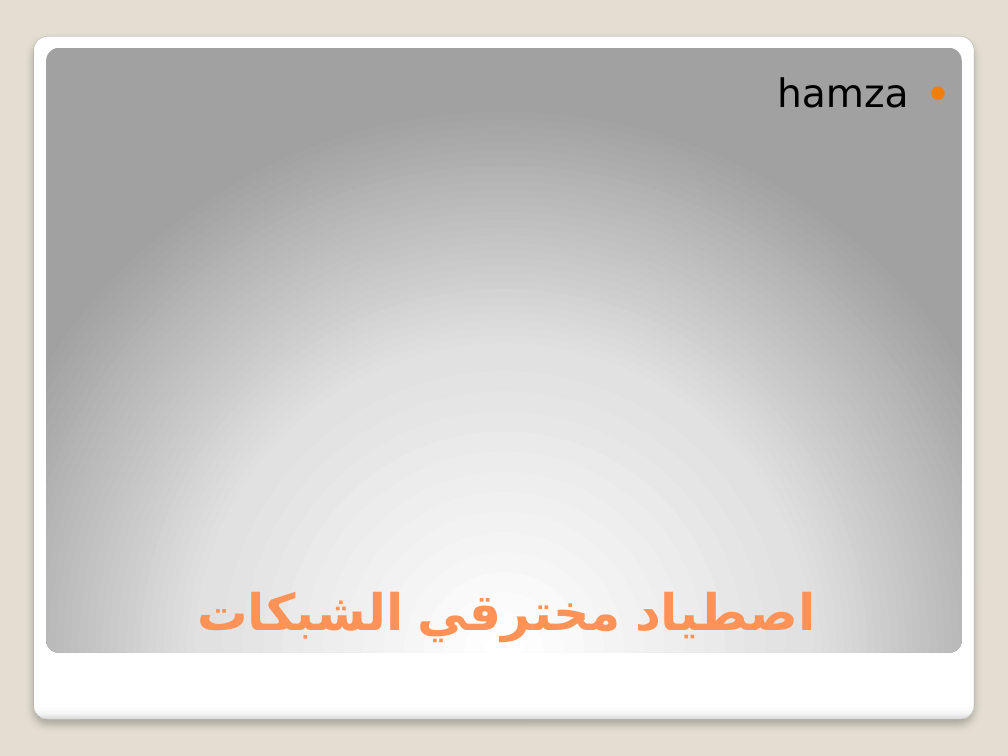
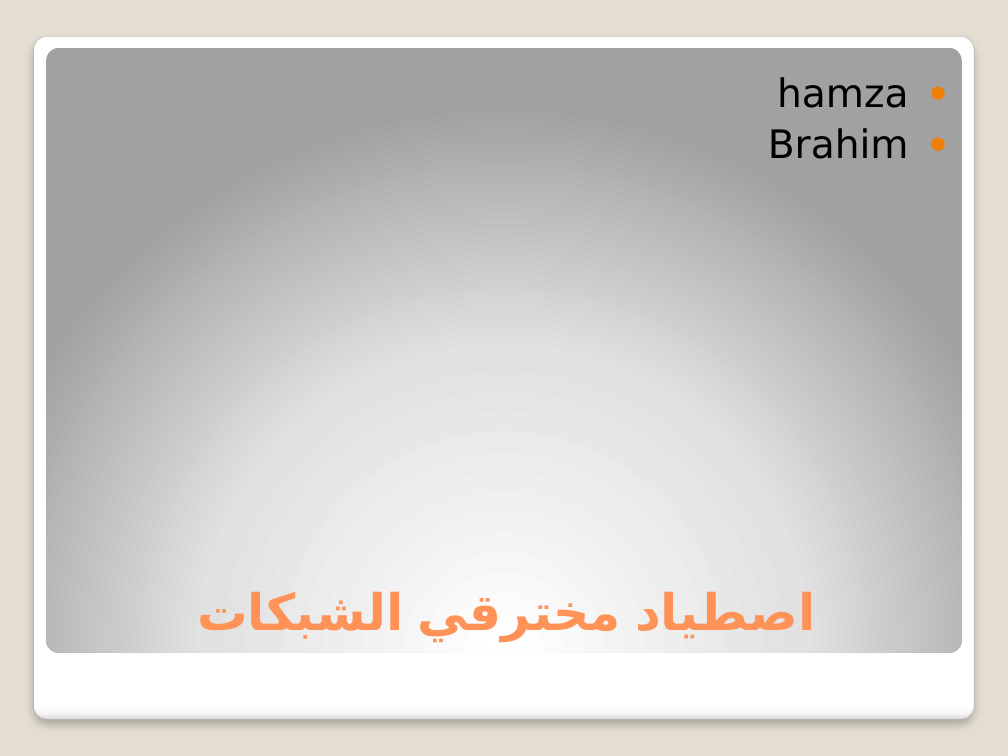
Before and after one commit to SniperDZ-Pro/Honeypot, a slide deck: slide 2 of Explanation Honeypot.pptx. Drawn at 1008x756 pixels with LibreOffice and Linux fonts; fonts in the diff are those of the drawing. Boxes give left, top, right and bottom in pixels: in the first picture for what was removed or moved away, otherwise in the second. Text is boxed around its words. In the diff, an @@ line names an element or a change of style, - is before the commit and + after.

Commit message:
add one ligne

```diff
--- a/Explanation Honeypot.pptx
+++ b/Explanation Honeypot.pptx
@@ text at bbox=[768, 128, 909, 159]: paragraph added @@
+● Brahim
```
